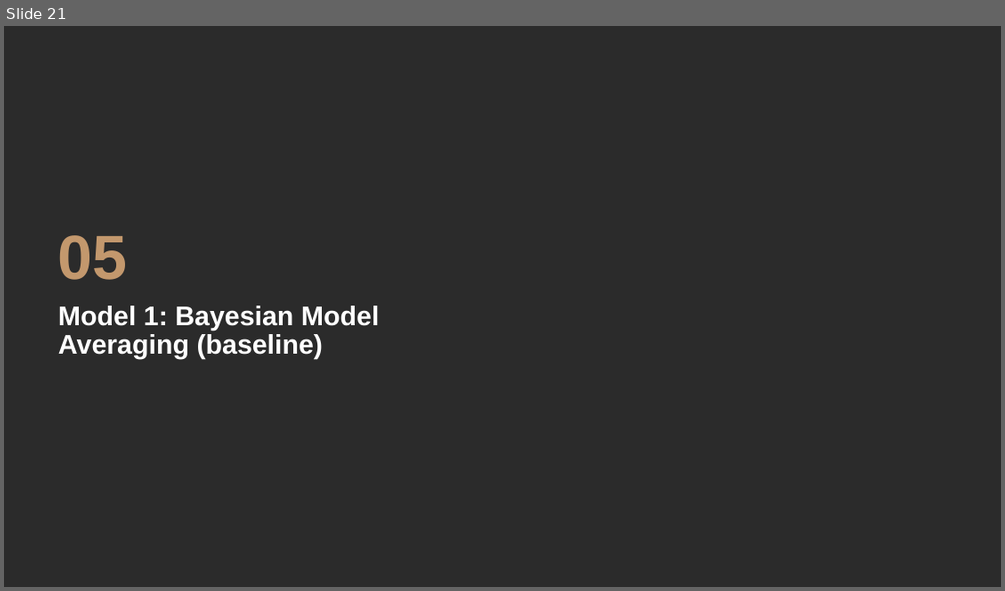
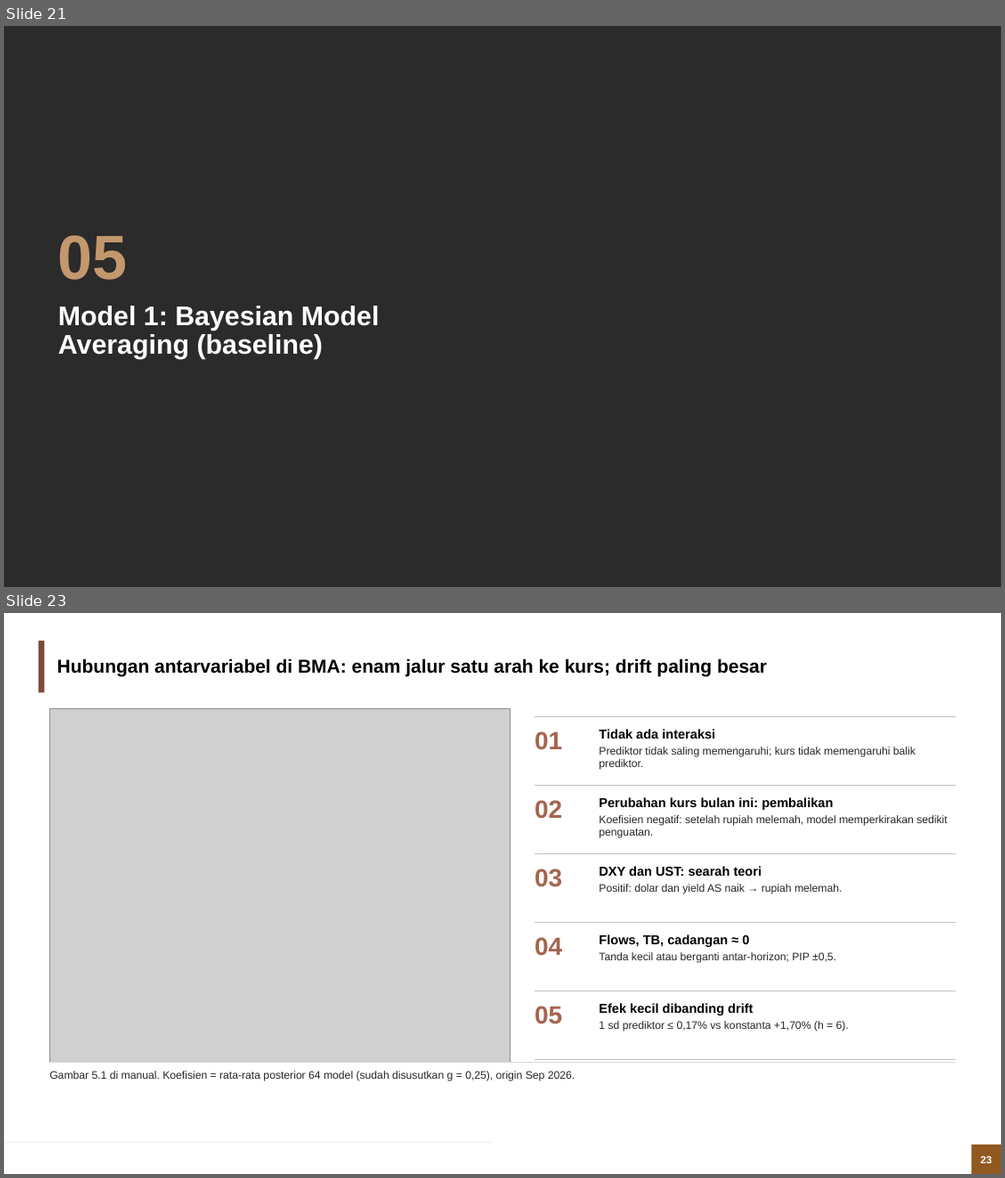
Before and after one commit to muhamadhaikal128/Simulasi-Rupiah, a slide deck: output/Simulasi_Rupiah_BMA_BVARX.pptx. Shown one above the other, each under a label of ours: slide 21 before the commit, slides 21 and 23 after it; the slides between them are not shown. The pictures are 1005x591 and 1005x1178 pixels, drawn with LibreOffice and Linux fonts; fonts in the diff are those of the drawing; grey boxes stand for pictures; background and template pictures are left out; a plain dark background stands for a picture behind light text. Boxes give left, top, right and bottom in pixels: in the first picture for what was removed or moved away, otherwise in the second. Text is boxed around its words. In the diff, an @@ line names an element or a change of style, - is before the commit and + after.

```diff
--- a/output/Simulasi_Rupiah_BMA_BVARX.pptx
+++ b/output/Simulasi_Rupiah_BMA_BVARX.pptx
@@ slide 23 added at (4, 613, 1001, 1174), background #FFFFFF @@
@@ rectangle added at (38, 641, 44, 692), fill #7C4B3B @@
@@ title added at (57, 658, 767, 676), 18 pt, text #000000, bold @@
+Hubungan antarvariabel di BMA: enam jalur satu arah ke kurs; drift paling besar
@@ picture added at (49, 709, 510, 1062) @@
@@ line added from (535, 717) to (955, 717), #BFBFBF 0.75 pt @@
@@ text added at (534, 731, 562, 750), 24 pt, text #A5644E, bold @@
+01
@@ text added at (599, 729, 915, 757), 10.5 pt, text #262626 @@
+Tidak ada interaksi
+Prediktor tidak saling memengaruhi; kurs tidak memengaruhi balik prediktor.
@@ line added from (535, 786) to (955, 786), #BFBFBF 0.75 pt @@
@@ text added at (599, 797, 947, 826), 10.5 pt, text #262626 @@
+Perubahan kurs bulan ini: pembalikan
+Koefisien negatif: setelah rupiah melemah, model memperkirakan sedikit penguatan.
@@ text added at (534, 800, 562, 819), 24 pt, text #A5644E, bold @@
+02
@@ text added at (534, 868, 562, 887), 24 pt, text #A5644E, bold @@
+03
@@ line added from (535, 854) to (955, 854), #BFBFBF 0.75 pt @@
@@ text added at (599, 866, 841, 894), 10.5 pt, text #262626 @@
+DXY dan UST: searah teori
+Positif: dolar dan yield AS naik → rupiah melemah.
@@ line added from (535, 923) to (955, 923), #BFBFBF 0.75 pt @@
@@ text added at (534, 937, 562, 956), 24 pt, text #A5644E, bold @@
+04
@@ text added at (599, 934, 836, 963), 10.5 pt, text #262626 @@
+Flows, TB, cadangan ≈ 0
+Tanda kecil atau berganti antar-horizon; PIP ±0,5.
@@ text added at (534, 1005, 562, 1024), 24 pt, text #A5644E, bold @@
+05
@@ line added from (535, 991) to (955, 991), #BFBFBF 0.75 pt @@
@@ text added at (599, 1003, 849, 1031), 10.5 pt, text #262626 @@
+Efek kecil dibanding drift
+1 sd prediktor ≤ 0,17% vs konstanta +1,70% (h = 6).
@@ line added from (49, 1062) to (955, 1062), #D9D9D9 0.75 pt @@
@@ line added from (535, 1060) to (955, 1060), #BFBFBF 0.75 pt @@
@@ text added at (49, 1070, 574, 1081), 10.5 pt, text #262626 @@
+Gambar 5.1 di manual. Koefisien = rata-rata posterior 64 model (sudah disusutkan g = 0,25), origin Sep 2026.
@@ rectangle added at (4, 1143, 493, 1143), fill #C17529 @@
@@ rectangle added at (971, 1144, 1001, 1174), fill #C17529 @@
@@ page number added at (971, 1144, 1001, 1174), fill #91581F, 10 pt, text #FFFFFF, bold @@
+23
```
Also in this commit, not shown: 9 slides changed, 1 other slide added.
